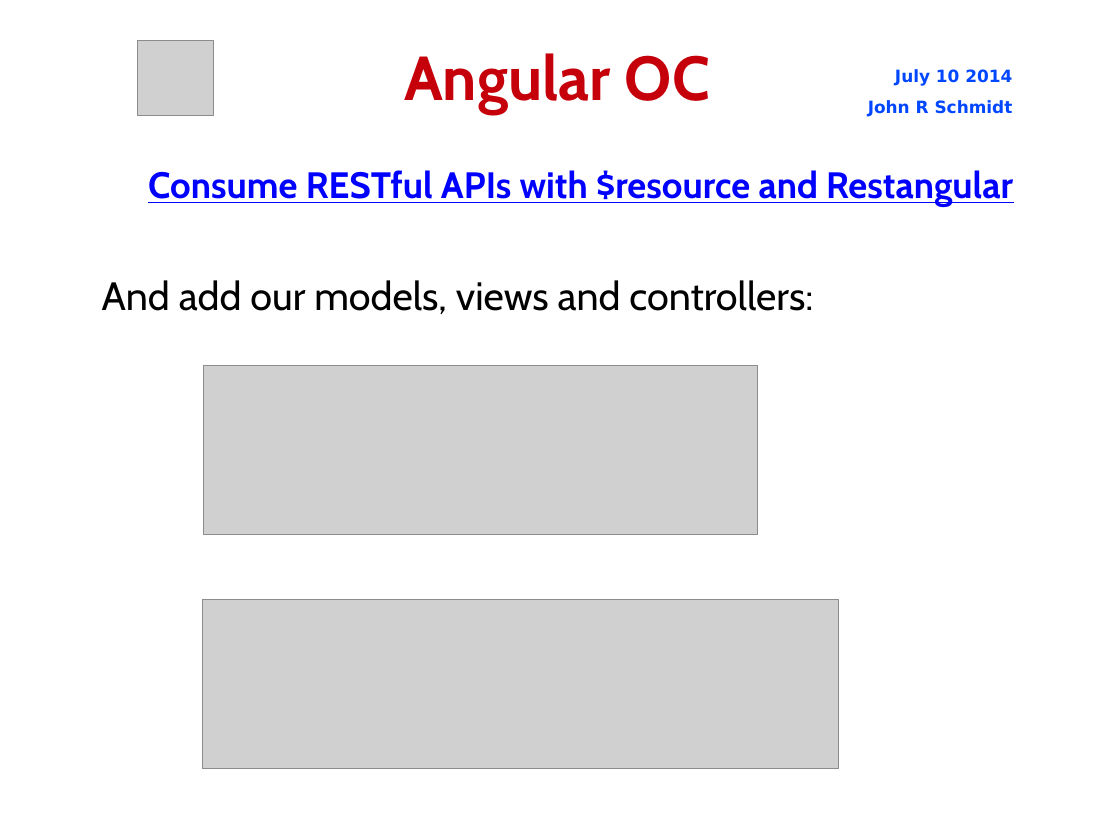
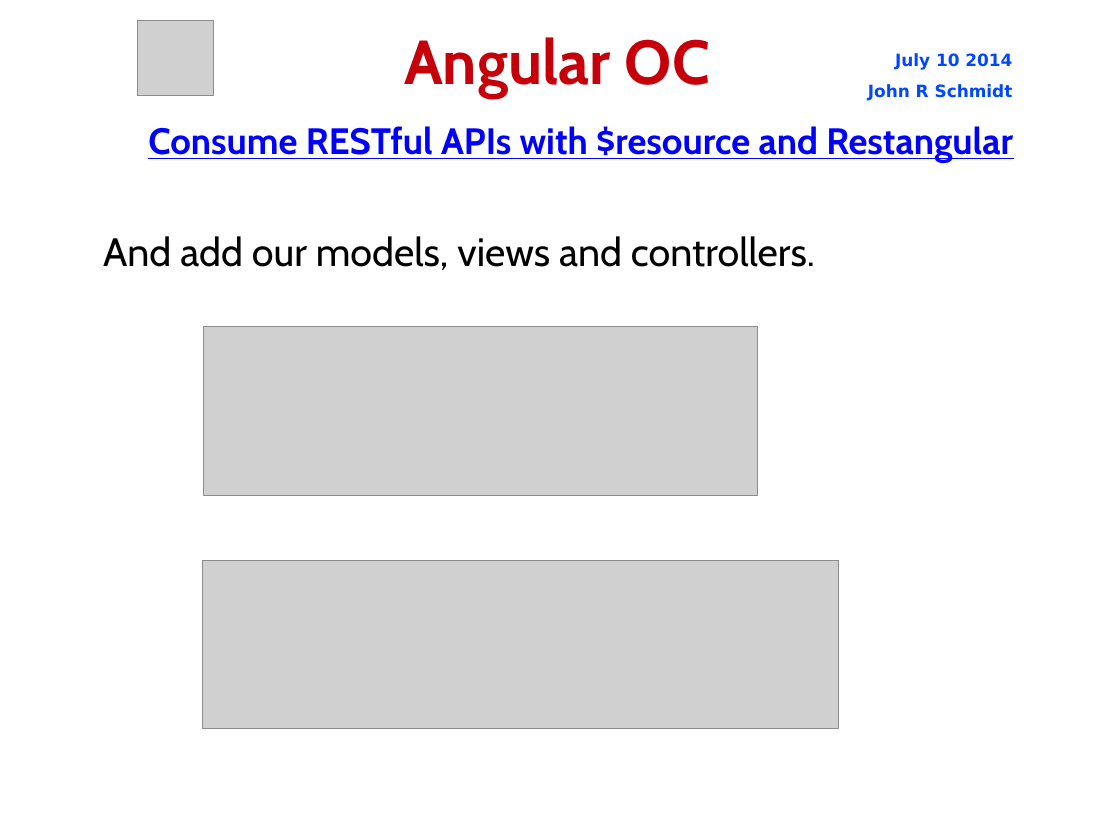
Before and after one commit to jrschmidt/fifa-angular-rest-demo, a slide deck: slide 11 of fifa.odp. Drawn at 1120x840 pixels with LibreOffice and Linux fonts; fonts in the diff are those of the drawing; grey boxes stand for pictures; background and template pictures are left out. Boxes give left, top, right and bottom in pixels: in the first picture for what was removed or moved away, otherwise in the second. Text is boxed around its words. In the diff, an @@ line names an element or a change of style, - is before the commit and + after.

```diff
--- a/fifa.odp
+++ b/fifa.odp
@@ picture moved from (x1=137, y1=41, x2=213, y2=116) to (x1=137, y1=20, x2=213, y2=96) @@
@@ title "Angular OC" moved from (x1=404, y1=53, x2=710, y2=113) to (x1=404, y1=37, x2=710, y2=97) @@
@@ text "July 10 2014" moved from (x1=868, y1=69, x2=1013, y2=117) to (x1=868, y1=53, x2=1013, y2=101) @@
@@ text "Consume RESTful APIs with $resource ..." moved from (x1=148, y1=170, x2=1013, y2=207) to (x1=148, y1=126, x2=1013, y2=163) @@
@@ subtitle at (x1=103, y1=236, x2=815, y2=270): text changed @@
-And add our models, views and controllers:
+And add our models, views and controllers.
@@ picture moved from (x1=203, y1=366, x2=758, y2=535) to (x1=203, y1=326, x2=758, y2=495) @@
@@ picture moved from (x1=202, y1=600, x2=838, y2=768) to (x1=202, y1=561, x2=838, y2=730) @@
```
Also in this commit, not shown: 16 other slides changed, 3 slides added, 12 other files.
